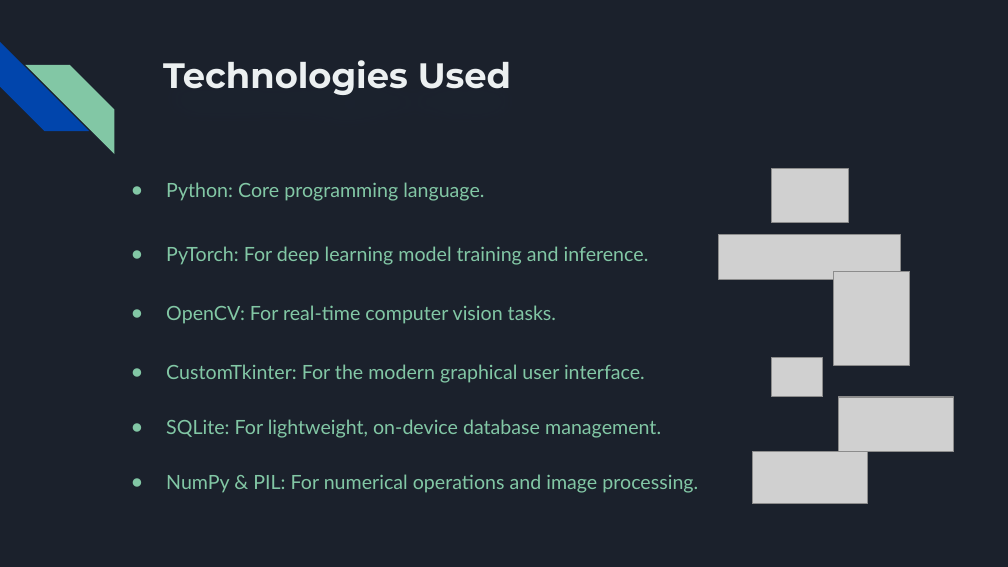
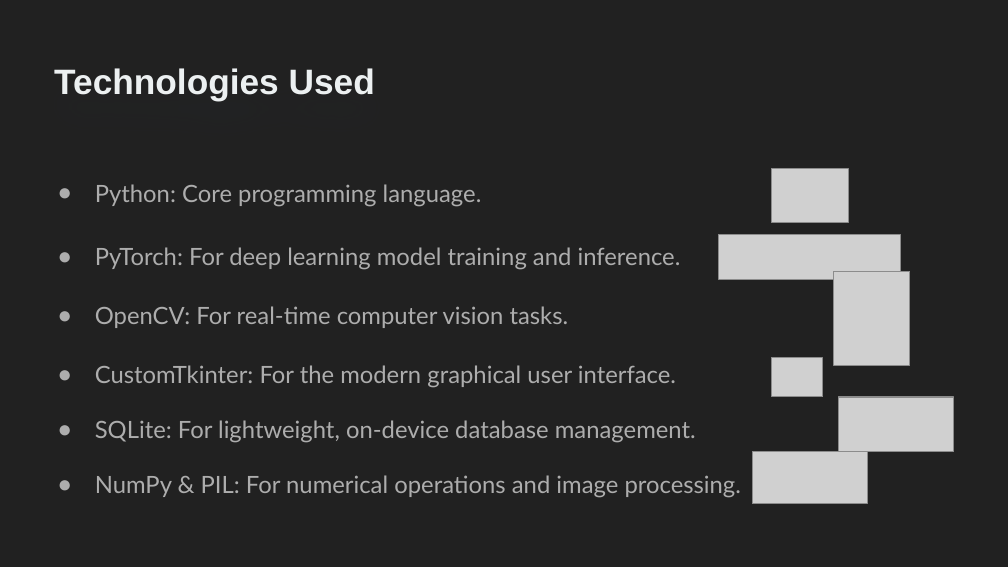
Before and after one commit to AhmedKamal75/Graduation_Project, a slide deck: slide 7 of Real-Time Face Recognition System with Custom-Trained Deep Learning Models.pptx (slide 6 before the commit). Drawn at 1008x567 pixels with LibreOffice and Linux fonts; fonts in the diff are those of the drawing; grey boxes stand for pictures. Boxes give left, top, right and bottom in pixels: in the first picture for what was removed or moved away, otherwise in the second. Text is boxed around its words. In the diff, an @@ line names an element or a change of style, - is before the commit and + after.

```diff
--- a/Real-Time Face Recognition System with Custom-Trained Deep Learning Models.pptx
+++ b/Real-Time Face Recognition System with Custom-Trained Deep Learning Models.pptx
@@ background #1B212C to #212121 @@
@@ diag stripe removed at (0, 42, 89, 131) @@
@@ title "Technologies Used": place and size @@
-title "Technologies Used" at (163, 60, 511, 95)
+title "Technologies Used" at (54, 68, 375, 100)
@@ title "Technologies Used" at (54, 68, 375, 100): font Montserrat to Arial @@
@@ diag stripe removed at (25, 65, 114, 153) @@
@@ text "Python: Core programming language.": place and size @@
-text "Python: Core programming language." at (166, 182, 484, 201)
+text "Python: Core programming language." at (95, 184, 482, 207)
@@ text "PyTorch: For deep learning model ...": place and size @@
-text "PyTorch: For deep learning model ..." at (166, 246, 649, 265)
+text "PyTorch: For deep learning model ..." at (95, 247, 681, 270)
@@ text "OpenCV: For real-time computer vision ...": place and size @@
-text "OpenCV: For real-time computer vision ..." at (166, 305, 556, 324)
+text "OpenCV: For real-time computer vision ..." at (95, 306, 569, 328)
@@ text "CustomTkinter: For the modern graphical ...": place and size @@
-text "CustomTkinter: For the modern graphical ..." at (166, 364, 645, 383)
+text "CustomTkinter: For the modern graphical ..." at (95, 365, 676, 388)
@@ text "SQLite: For lightweight, on-device database ...": place and size @@
-text "SQLite: For lightweight, on-device database ..." at (166, 419, 661, 438)
+text "SQLite: For lightweight, on-device database ..." at (95, 420, 696, 443)
@@ size 14 to 17 pt, text colour #82C7A5 to #ADADAD; indent changed; bullet colour #82C7A5 to #ADADAD in 6 elements at (95, 184, 482, 207), (95, 247, 681, 270), (95, 365, 676, 388), (95, 420, 696, 443), (95, 306, 569, 328), (95, 475, 741, 498) @@
@@ text "NumPy & PIL: For numerical ...": place and size @@
-text "NumPy & PIL: For numerical ..." at (166, 474, 698, 493)
+text "NumPy & PIL: For numerical ..." at (95, 475, 741, 498)
```
Also in this commit, not shown: 10 other slides changed, 11 slides added, 6 slides removed, 5 other files.
